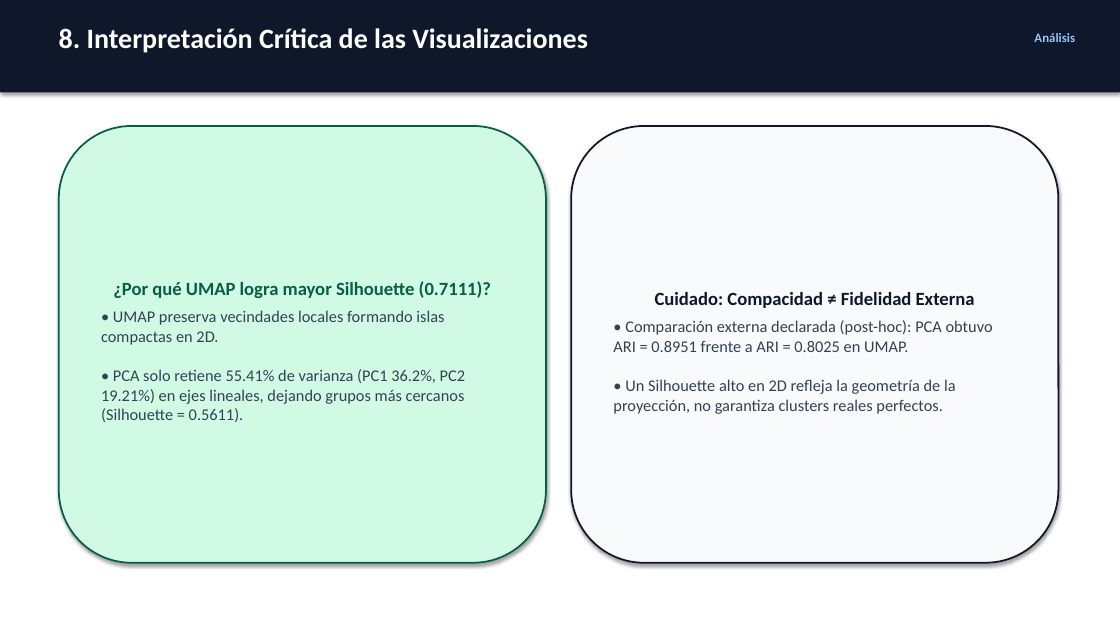
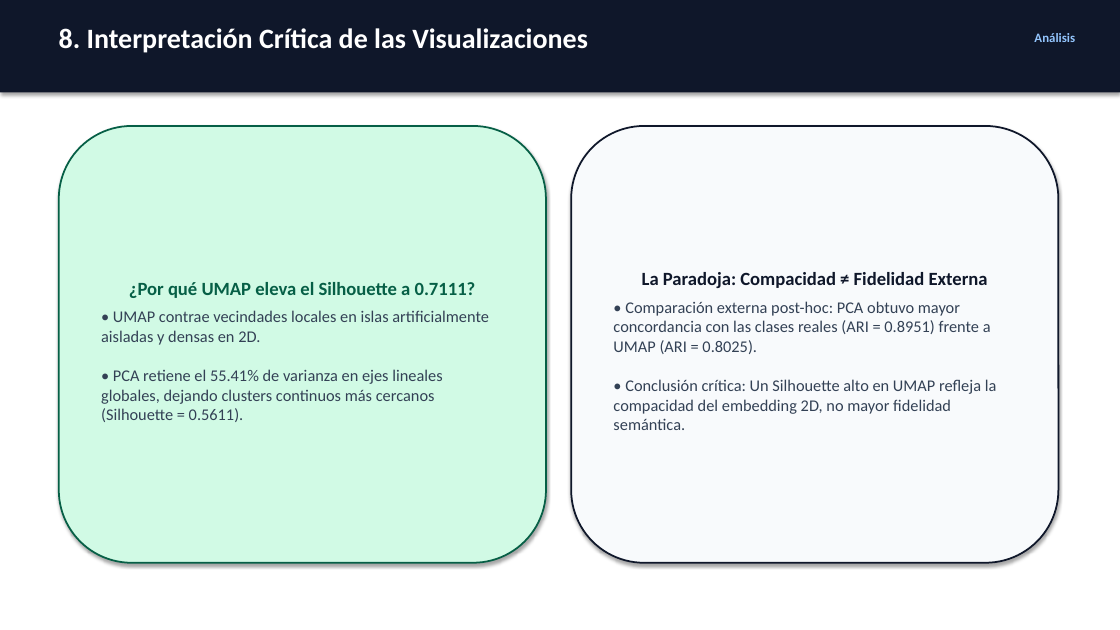
Before and after one commit to SeverichAxl/Autoencoder_UMAP_Clustering, a slide deck: slide 9 of entregables/Presentacion_Grupo3_Autoencoder_UMAP.pptx. Drawn at 1120x630 pixels with LibreOffice and Linux fonts; fonts in the diff are those of the drawing. Boxes give left, top, right and bottom in pixels: in the first picture for what was removed or moved away, otherwise in the second. Text is boxed around its words. In the diff, an @@ line names an element or a change of style, - is before the commit and + after.

Commit message:
feat: completar datos oficiales del paper Parametric UMAP (Sainburg et al., 2021) en informe, diapositivas y preguntas

```diff
--- a/entregables/Presentacion_Grupo3_Autoencoder_UMAP.pptx
+++ b/entregables/Presentacion_Grupo3_Autoencoder_UMAP.pptx
@@ text in rounded rectangle at <box>101,282,489,422</box>: text changed @@
-¿Por qué UMAP logra mayor Silhouette (0.7111)?
-• UMAP preserva vecindades locales formando islas compactas en 2D.
-• PCA solo retiene 55.41% de varianza (PC1 36.2%, PC2 19.21%) en ejes lineales, dejando grupos más cercanos (Silhouette = 0.5611).
+¿Por qué UMAP eleva el Silhouette a 0.7111?
+• UMAP contrae vecindades locales en islas artificialmente aisladas y densas en 2D.
+• PCA retiene el 55.41% de varianza en ejes lineales globales, dejando clusters continuos más cercanos (Silhouette = 0.5611).
@@ text in rounded rectangle at <box>613,272,997,430</box>: text changed @@
-Cuidado: Compacidad ≠ Fidelidad Externa
-• Comparación externa declarada (post-hoc): PCA obtuvo ARI = 0.8951 frente a ARI = 0.8025 en UMAP.
-• Un Silhouette alto en 2D refleja la geometría de la proyección, no garantiza clusters reales perfectos.
+La Paradoja: Compacidad ≠ Fidelidad Externa
+• Comparación externa post-hoc: PCA obtuvo mayor concordancia con las clases reales (ARI = 0.8951) frente a UMAP (ARI = 0.8025).
+• Conclusión crítica: Un Silhouette alto en UMAP refleja la compacidad del embedding 2D, no mayor fidelidad semántica.
```
Also in this commit, not shown: 9 other slides changed, 1 slide added, 1 slide removed, 8 other files.
